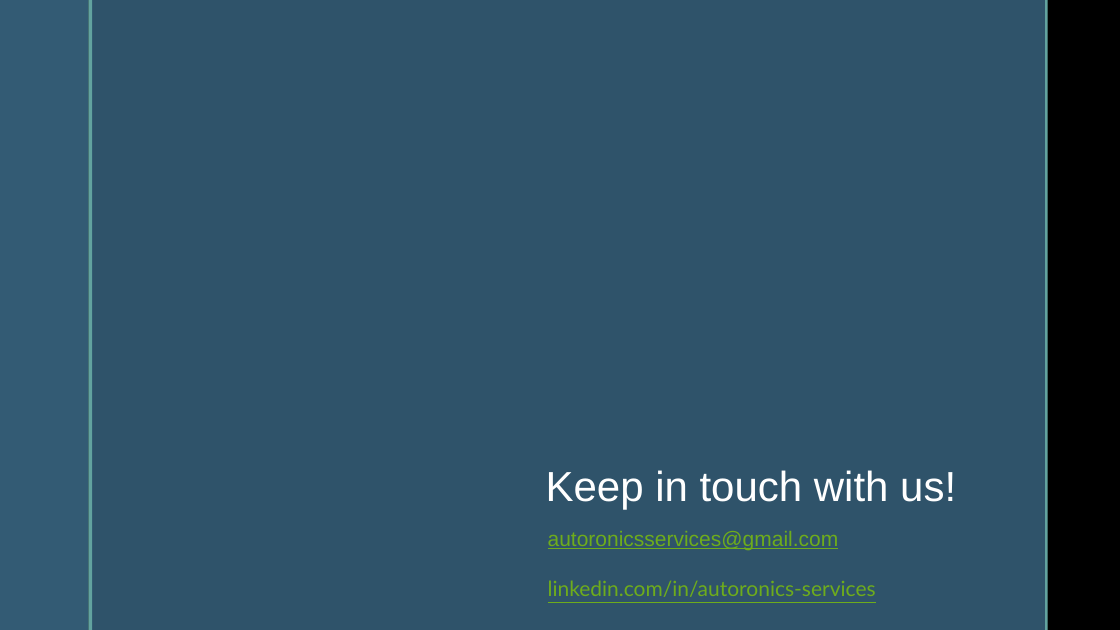
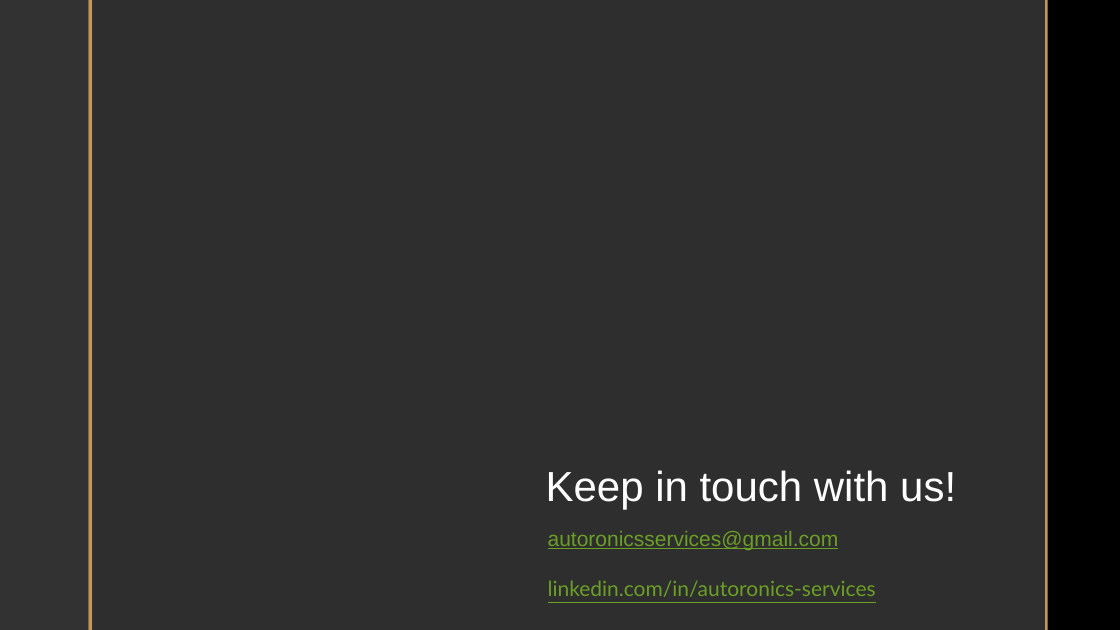
Before and after one commit to AutoRonics/Automotive_Cybersecutiry, a slide deck: slide 35 of Overview of Automotive security .pptx (slide 32 before the commit). Drawn at 1120x630 pixels with LibreOffice and Linux fonts; fonts in the diff are those of the drawing; background and template pictures are left out. Boxes give left, top, right and bottom in pixels: in the first picture for what was removed or moved away, otherwise in the second. Text is boxed around its words. In the diff, an @@ line names an element or a change of style, - is before the commit and + after.

```diff
--- a/Overview of Automotive security .pptx
+++ b/Overview of Automotive security .pptx
@@ rectangle at (0, 0, 88, 630): fill #335B74 to #323232 @@
@@ rectangle at (88, 0, 92, 630): fill #62A39F to #C19859 @@
@@ rectangle at (92, 0, 1045, 630): fill #335B74 at 92% opacity to #323232 at 92% opacity @@
@@ rectangle at (1045, 0, 1048, 630): fill #62A39F to #C19859 @@
@@ text "autoronicsservices@gmail.com" at (548, 531, 876, 597): text colour #6EAC1C to #6B9F25 @@
```
Also in this commit, not shown: 29 other slides changed, 6 slides added, 2 slides removed.
